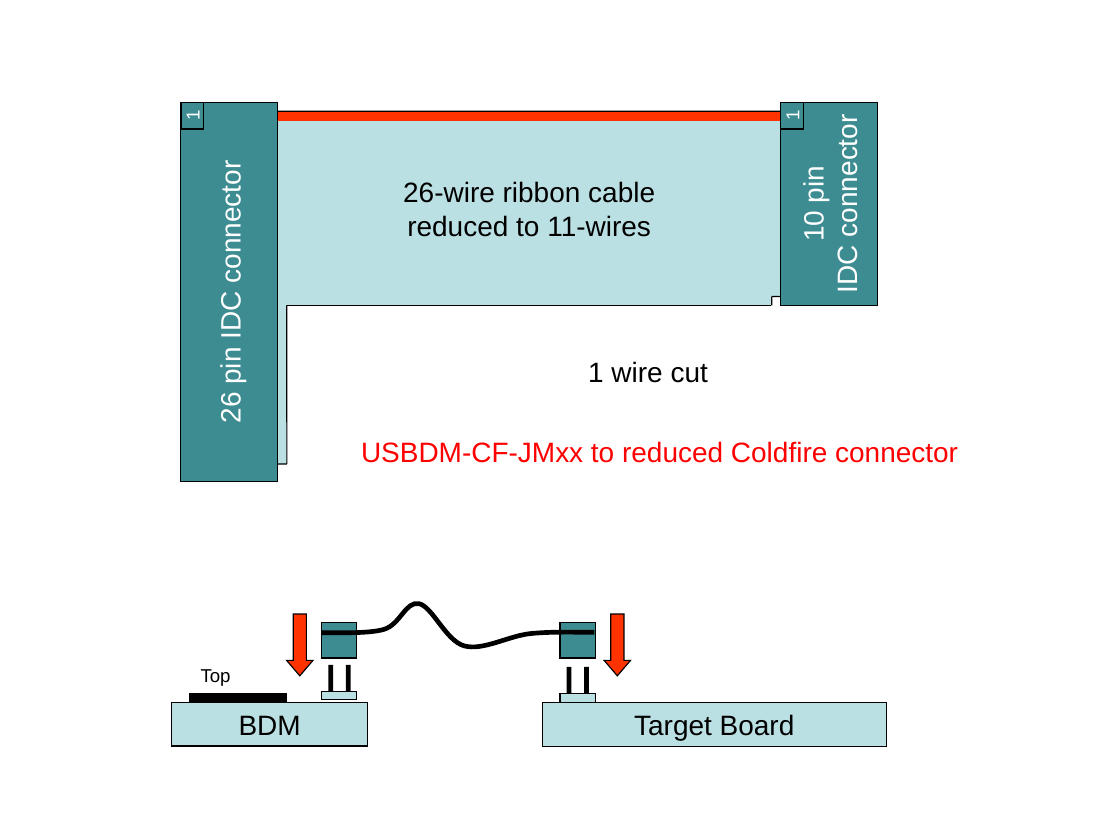
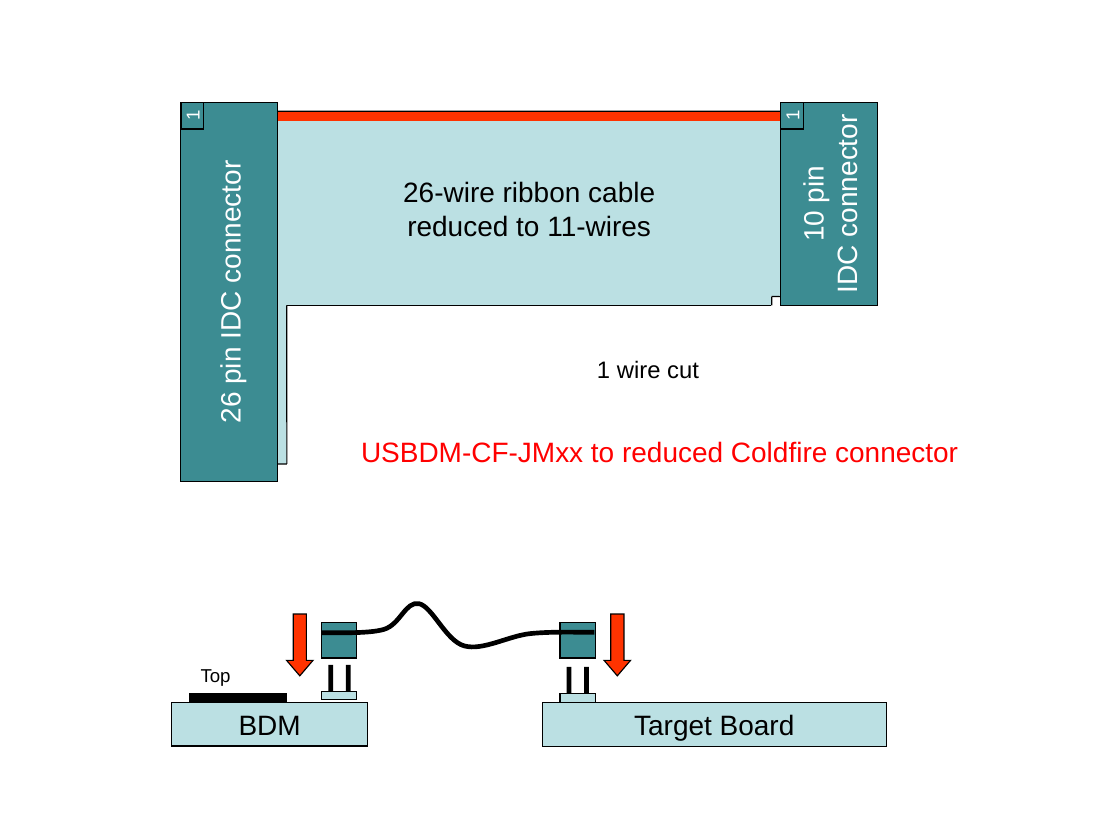
Before and after one commit to podonoghue/usbdm-eclipse-makefiles-build, a slide deck: slide 1 of Documentation/Source/Diagrams.ppt. Drawn at 1120x840 pixels with LibreOffice and Linux fonts; fonts in the diff are those of the drawing. Boxes give left, top, right and bottom in pixels: in the first picture for what was removed or moved away, otherwise in the second. Text is boxed around its words. In the diff, an @@ line names an element or a change of style, - is before the commit and + after.

```diff
--- a/Documentation/Source/Diagrams.ppt
+++ b/Documentation/Source/Diagrams.ppt
@@ rectangle "1 wire cut" at (569, 349, 727, 390): size 18 to 15.3 pt @@
```
Also in this commit, not shown: 2 other slides changed, 1 other file.
